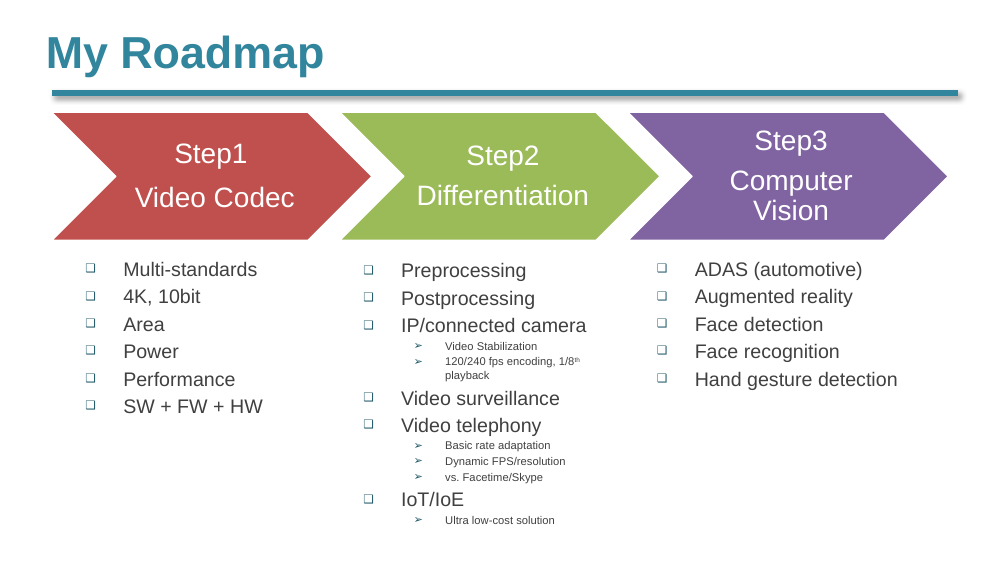
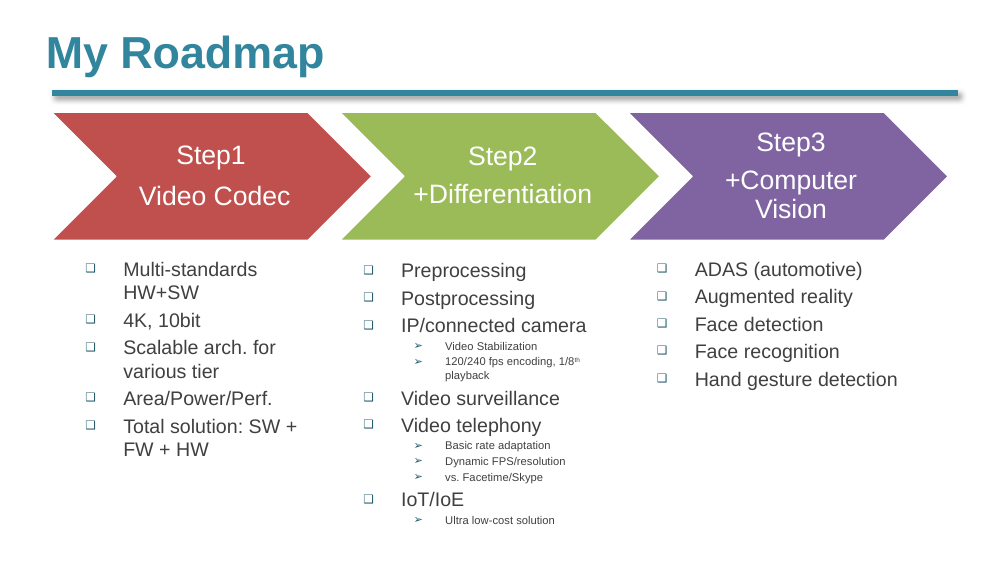
Before and after one commit to kexu/Doc, a slide deck: slide 73 of Video.pptx (slide 70 before the commit). Drawn at 1008x567 pixels with LibreOffice and Linux fonts; fonts in the diff are those of the drawing. Boxes give left, top, right and bottom in pixels: in the first picture for what was removed or moved away, otherwise in the second. Text is boxed around its words. In the diff, an @@ line names an element or a change of style, - is before the commit and + after.

```diff
--- a/Video.pptx
+++ b/Video.pptx
@@ text "Step1" at box(139, 145, 291, 206): size 20 to 19 pt @@
@@ text at box(468, 146, 537, 171): size 20 to 19 pt in "Step2" @@
@@ text at box(756, 132, 825, 156): size 20 to 19 pt in "Step3" @@
@@ text at box(725, 170, 857, 218): text changed; size 20 to 19 pt @@
-Computer Vision
++Computer Vision
@@ text at box(413, 183, 592, 203): text changed; size 20 to 19 pt @@
-Differentiation
++Differentiation
@@ text at box(123, 261, 257, 299): text changed @@
-❑ Multi-standards
+❑ Multi-standards HW+SW
@@ text at box(123, 339, 281, 456): text changed @@
-❑ Area
-❑ Power
-❑ Performance
-❑ SW + FW + HW
+❑ Scalable arch. for various tier
+❑ Area/Power/Perf.
+❑ Total solution: SW + FW + HW
```
Also in this commit, not shown: 3 slides added, 1 other file.
